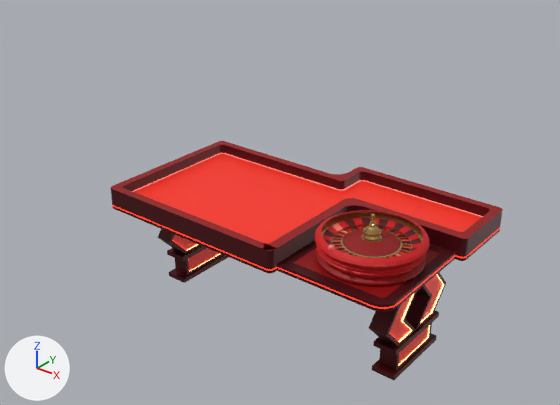
Renders of the Blender file Roulette Table.blend from each side of a commit.
Rendered twice from a 50 mm lens placed at (2.13, -2.79, 2.27), pointed at (-0.3, 0.26, 0.39). The axes (+X, +Y, +Z) are drawn at lower left. The lights are the same throughout. The older version comes first.

In view in the first picture: 'Outer Wheel', 'Roulette Table', 'Spinning Part'.
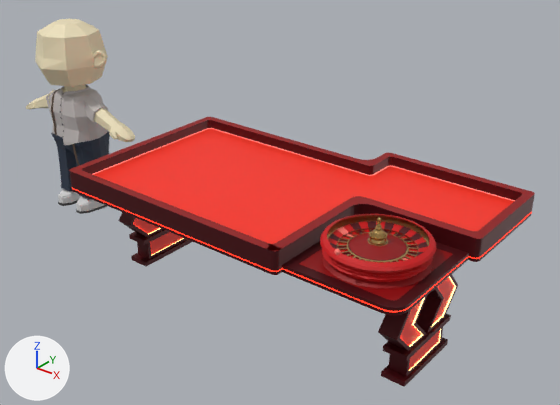
Location of each change, (x1, y1, x2, y2) in pixels of the pictures (560 x 405 px; the box of a moved part takes in the faces that stretch with it):
'Roulette Table', reshaped, moved, rescaled (19% wider, 13% taller)
    before: (111, 141, 503, 380)
    after: (69, 117, 535, 387)
'Gambler', added
    after: (26, 19, 135, 214)
    faces in mat_skin_gambler (beige #efe2bd): (26, 19, 135, 142)
    faces in mat_shirt_gambler (grey #beb7b5): (46, 85, 109, 145)
    faces in mat_pants_gambler (dark blue #2c3749): (51, 132, 110, 200)
    faces in mat_white (light grey #dfdfdf): (58, 189, 104, 211)
    faces in mat_darkgrey (dark grey #4f4f4f): (58, 93, 107, 214)
'Outer Wheel', moved
    before: (314, 210, 430, 286)
    after: (320, 214, 436, 289)
'Spinning Part', moved
    before: (322, 214, 421, 258)
    after: (328, 217, 428, 263)
part 1 of me_cube_001, moved or reshaped
    before: (167, 246, 206, 261)
    after: (129, 229, 169, 245)
part 2 of me_cube_001, moved or reshaped
    before: (373, 310, 439, 356)
    after: (383, 313, 451, 361)
part 3 of me_cube_001, moved or reshaped
    before: (338, 167, 503, 260)
    after: (367, 153, 535, 260)
part 4 of me_cube_001, moved or reshaped
    before: (262, 198, 469, 380)
    after: (267, 196, 483, 387)
part 5 of me_cube_001, moved or reshaped
    before: (113, 141, 482, 244)
    after: (71, 117, 514, 244)
part 6 of me_cube_001, moved or reshaped
    before: (111, 185, 276, 283)
    after: (69, 168, 279, 274)

The change, as a list of edits to the scene's bpy script:
```text
Add mat_pants_gambler:
    mat_pants_gambler = principled_material('Pants_Gambler')
    mat_pants_gambler.base_color = (0.0252, 0.0382, 0.0666)  # dark blue #2c3749
    mat_pants_gambler.roughness = 0.65
Add mat_skin_gambler:
    mat_skin_gambler = principled_material('Skin_Gambler')
    mat_skin_gambler.base_color = (0.863, 0.761, 0.509)  # beige #efe2bd
Add mat_shirt_gambler:
    mat_shirt_gambler = principled_material('Shirt_Gambler')
    mat_shirt_gambler.base_color = (0.515, 0.474, 0.462)  # grey #beb7b5
Add mat_darkgrey:
    mat_darkgrey = principled_material('DarkGrey')
    mat_darkgrey.base_color = (0.0773, 0.0773, 0.0773)  # dark grey #4f4f4f
Add mat_white:
    mat_white = principled_material('White')
    mat_white.base_color = (0.735, 0.735, 0.735)  # light grey #dfdfdf
Add mat_suspender_gambler:
    mat_suspender_gambler = principled_material('Suspender_Gambler')
    mat_suspender_gambler.base_color = (0.105, 0.0666, 0.0409)  # brown #5b4939
    mat_suspender_gambler.roughness = 0.6
Change me_cube_001:
    used by ob_roulette_table; location = (-0.632, -0.053, 0.082); rotation_euler = (0.0, 0.0, 3.142), in degrees (0, 0, 180); scale = (0.261, 0.273, 0.251)
    remove me_cube_001.from_pydata(...)  # 872 vertices, 776 faces, 2 loose edges; spans x -5.82..0.56, y -1.97..1.77, z -0.31..2.17
    add me_cube_001.from_pydata(...)  # 872 vertices, 776 faces, 2 loose edges; spans x -6.5..1.03, y -2.71..1.77, z -0.31..2.17
    me_cube_001 part 1: the loose piece of 33 vertices spanning x -0.23..0.23, y -0.73..0.73, z 0.24..0.34 is moved by (0.47, 0.0, 0.0)
    me_cube_001 part 2: the loose piece of 33 vertices spanning x -5.36..-4.91, y -0.73..0.73, z 0.24..0.34 is moved by (-0.68, 0.0, 0.0)
    me_cube_001 part 3: all 130 vertices in x -5.82..-2.37, y -1.97..-1.12, z 1.72..2.17 are moved by (-0.68, -0.74, 0.0)
    me_cube_001 part 4: 376 of the vertices in x -5.82..-3.21, y -1.01..1.77, z -0.31..2.17 are moved by (-0.68, 0.0, 0.0)
    me_cube_001 part 5: all 44 vertices in x 0.29..0.56, y -1.31..-1.06, z 1.72..2.17 are moved by (0.47, -0.74, 0.0)
    me_cube_001 part 6: 248 of the vertices in x -0.36..0.56, y -1.01..1.77, z -0.31..2.17 are moved by (0.47, 0.0, 0.0)
    other edits to the shape of me_cube_001 do not show in these pictures
Add me_cube_002:
    me_cube_002.from_pydata(...)  # 1159 vertices, 1108 faces, 2 loose edges; spans x -0.214..0.226, y -0.514..0.514, z -0.066..1.138
    # faces by material slot: [373, 221, 178, 144, 44, 148]
    me_cube_002.materials.append(mat_skin_gambler)  # beige #efe2bd
    me_cube_002.materials.append(mat_pants_gambler)  # dark blue #2c3749
    me_cube_002.materials.append(mat_shirt_gambler)  # grey #beb7b5
    me_cube_002.materials.append(mat_suspender_gambler)  # brown #5b4939
    me_cube_002.materials.append(mat_white)  # light grey #dfdfdf
    me_cube_002.materials.append(mat_darkgrey)  # dark grey #4f4f4f
Change ob_roulette_table:
    ob_roulette_table.location: (-0.632, -0.053, 0.082) -> (-0.806, -0.053, 0.082)
    ob_roulette_table.scale: (0.261, 0.273, 0.251) -> (0.27, 0.283, 0.26)
Change ob_outer_wheel:
    ob_outer_wheel.location: (0.574, -0.197, 0.651) -> (0.614, -0.211, 0.651)
Add ob_gambler:
    ob_gambler = bpy.data.objects.new('Gambler', me_cube_002)
    ob_gambler.location = (-1.818, 0.09, 0.07)
    ob_gambler.rotation_euler = (0.0, 0.0, -1.571)  # degrees (0, 0, -90)
```
